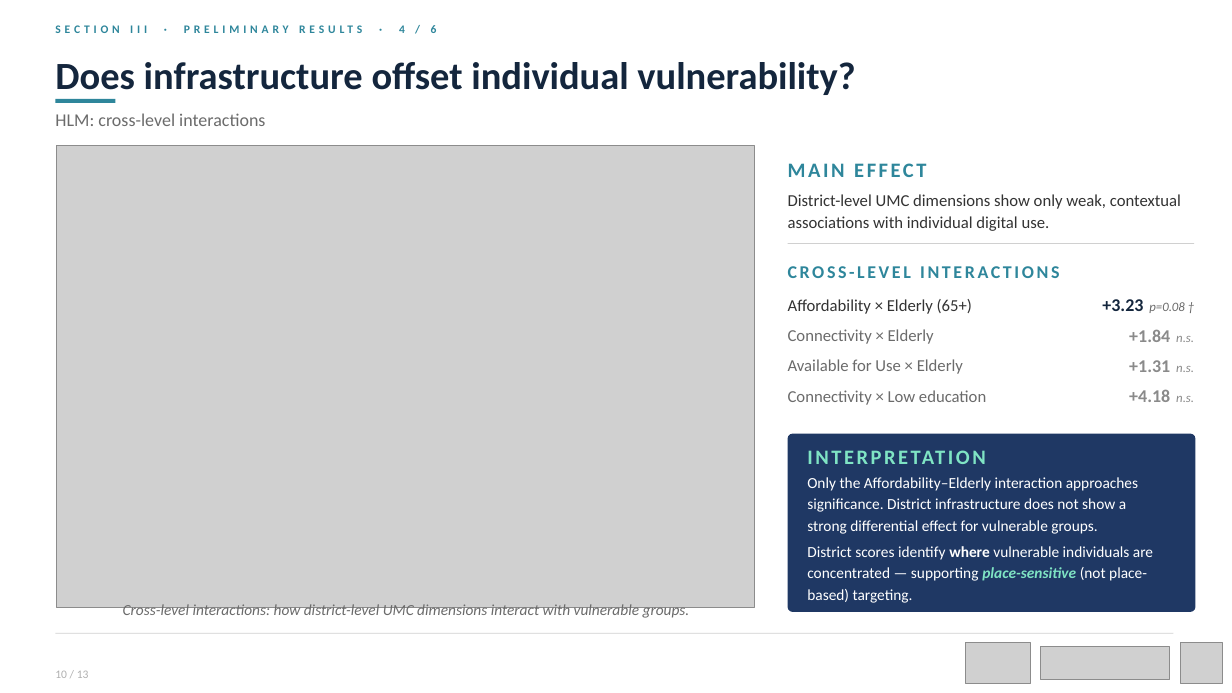
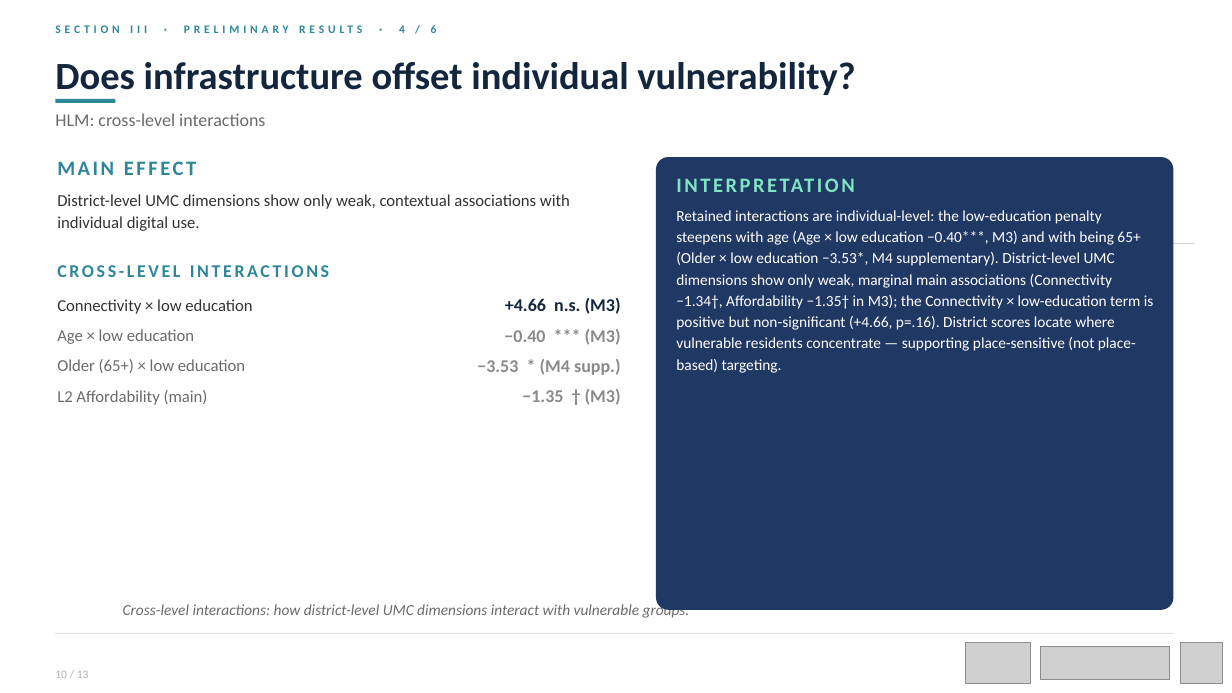
Before and after one commit to ITU-project-team/umc, a slide deck: slide 9 of ppt/HighFive_Step3_Submission.pptx (slide 10 before the commit). Drawn at 1232x693 pixels with LibreOffice and Linux fonts; fonts in the diff are those of the drawing; grey boxes stand for pictures. Boxes give left, top, right and bottom in pixels: in the first picture for what was removed or moved away, otherwise in the second. Text is boxed around its words. In the diff, an @@ line names an element or a change of style, - is before the commit and + after.

```diff
--- a/ppt/HighFive_Step3_Submission.pptx
+++ b/ppt/HighFive_Step3_Submission.pptx
@@ picture removed at box(57, 145, 755, 607) @@
@@ text "MAIN EFFECT": place and size @@
-text "MAIN EFFECT" at box(788, 163, 926, 177)
+text "MAIN EFFECT" at box(57, 161, 196, 175)
@@ rounded rectangle: place and size @@
-rounded rectangle at box(787, 433, 1195, 612)
+rounded rectangle at box(656, 157, 1174, 610)
@@ text "INTERPRETATION" rewrapped from box(808, 445, 1177, 468) to box(677, 171, 1157, 199) @@
@@ text "District-level UMC dimensions show only ..." rewrapped from box(788, 194, 1181, 231) to box(57, 194, 570, 231) @@
@@ text at box(676, 210, 1154, 373): text changed @@
-Only the Affordability–Elderly interaction approaches significance. District infrastructure does not show a strong differential effect for vulnerable groups.
-District scores identify where vulnerable individuals are concentrated — supporting place-sensitive (not place-based) targeting.
+Retained interactions are individual-level: the low-education penalty steepens with age (Age × low education −0.40***, M3) and with being 65+ (Older × low education −3.53*, M4 supplementary). District-level UMC dimensions show only weak, marginal main associations (Connectivity −1.34†, Affordability −1.35† in M3); the Connectivity × low-education term is positive but non-significant (+4.66, p=.16). District scores locate where vulnerable residents concentrate — supporting place-sensitive (not place-based) targeting.
@@ text "CROSS-LEVEL INTERACTIONS": place and size @@
-text "CROSS-LEVEL INTERACTIONS" at box(788, 266, 1059, 278)
+text "CROSS-LEVEL INTERACTIONS" at box(57, 265, 329, 277)
@@ text at box(57, 299, 252, 314): text changed; text colour #6B6B6B to #333333 @@
-Connectivity × Low education
+Connectivity × low education
@@ text at box(505, 298, 621, 314): text changed; text colour #8A8A8A to #14263D @@
-+4.18 n.s.
++4.66 n.s. (M3)
@@ text removed at box(788, 299, 972, 314) @@
-Affordability × Elderly (65+)
@@ text removed at box(1102, 299, 1185, 313) @@
-+3.23 p=0.08 †
@@ text added at box(57, 329, 194, 344), 13 pt, text #6B6B6B @@
+Age × low education
@@ text added at box(504, 329, 621, 345), 14 pt, text #8A8A8A, bold @@
+−0.40 *** (M3)
@@ text removed at box(788, 329, 934, 344) @@
-Connectivity × Elderly
@@ text removed at box(1129, 329, 1194, 342) @@
-+1.84 n.s.
@@ text added at box(57, 359, 245, 373), 13 pt, text #6B6B6B @@
+Older (65+) × low education
@@ text added at box(477, 359, 621, 375), 14 pt, text #8A8A8A, bold @@
+−3.53 * (M4 supp.)
@@ text removed at box(788, 359, 963, 374) @@
-Available for Use × Elderly
@@ text added at box(522, 389, 621, 405), 14 pt, text #8A8A8A, bold @@
+−1.35 † (M3)
@@ text removed at box(1129, 360, 1194, 372) @@
-+1.31 n.s.
@@ text added at box(57, 390, 208, 405), 13 pt, text #6B6B6B @@
+L2 Affordability (main)
```
Also in this commit, not shown: 2 other slides changed, 1 slide removed, 39 other files.
